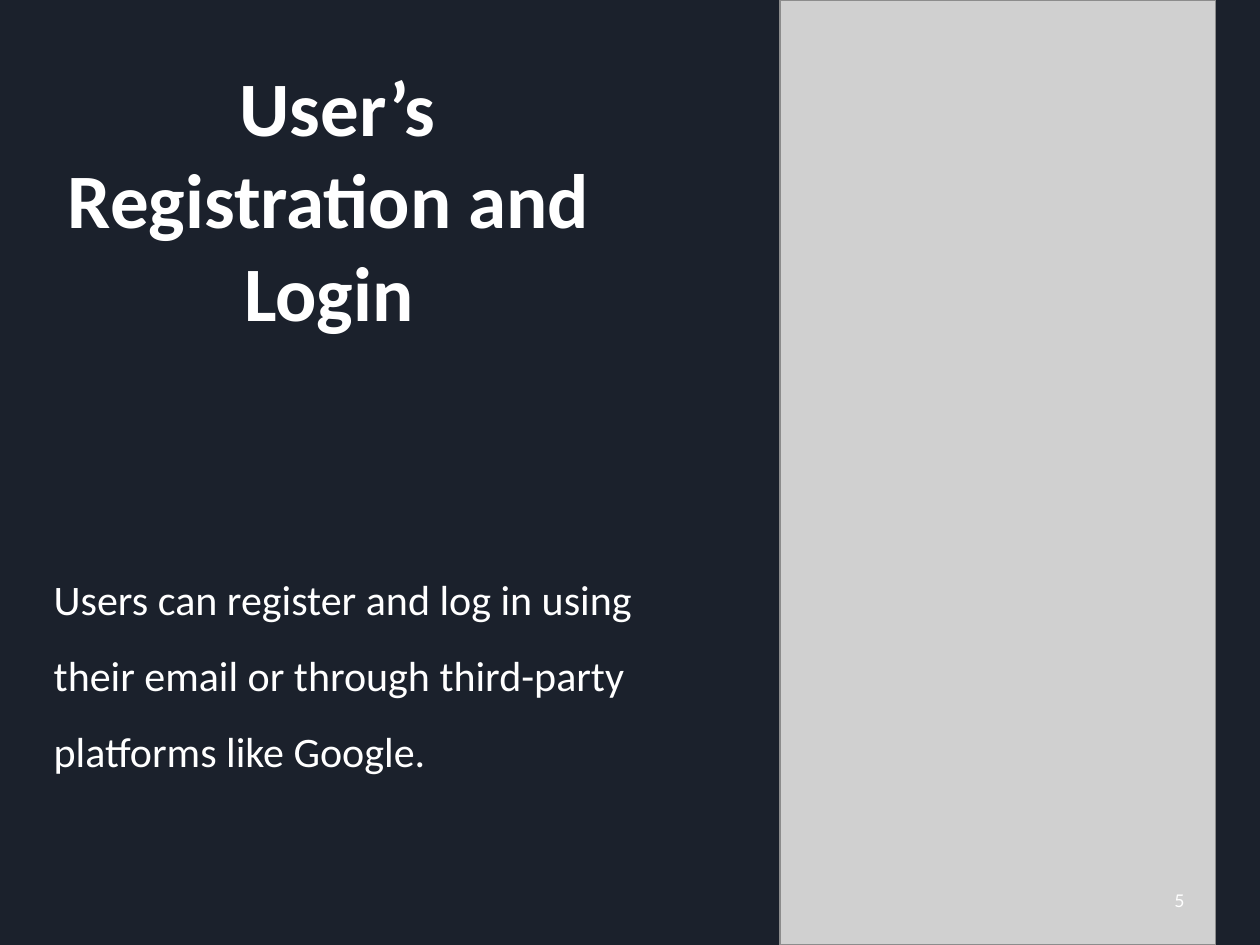
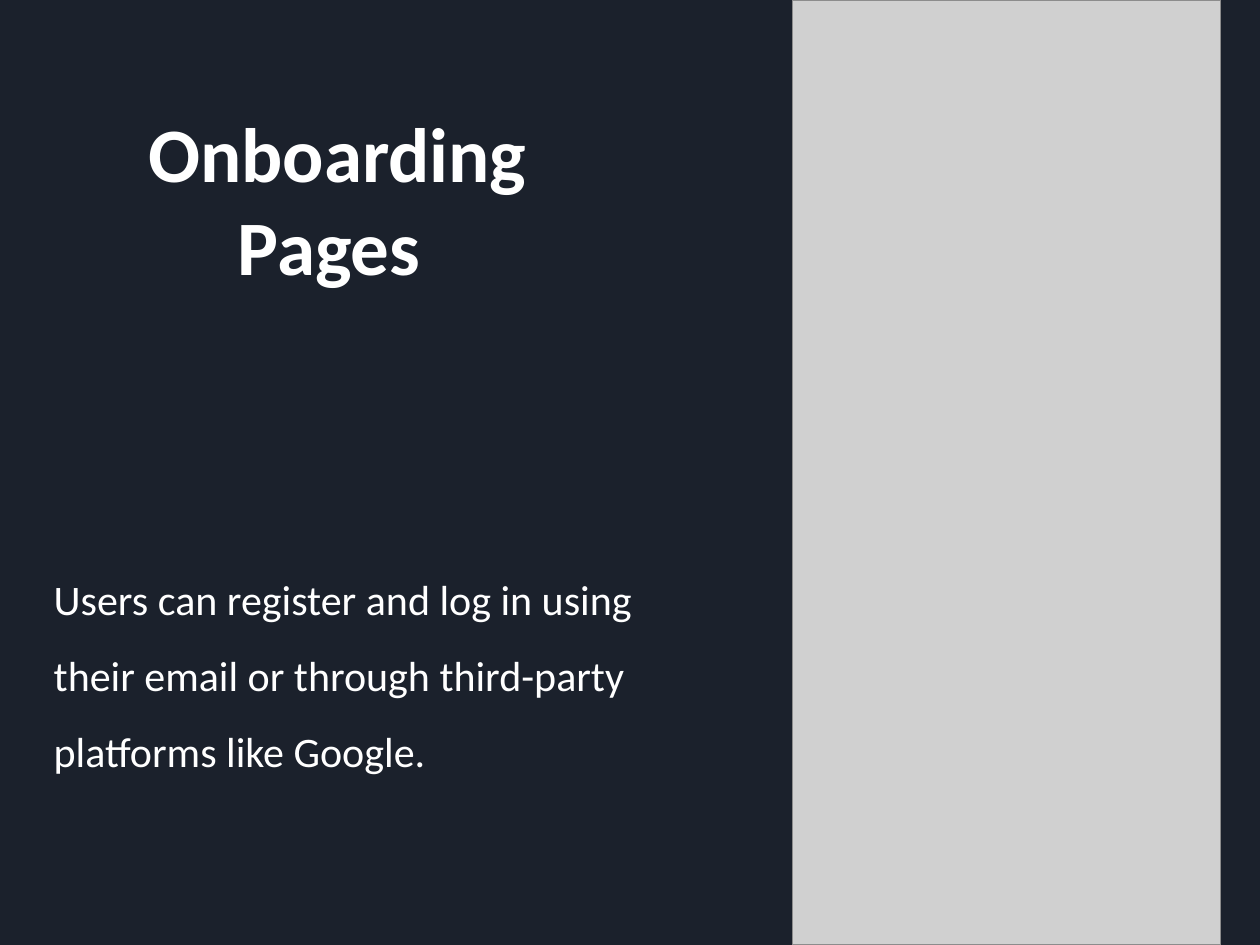
Before and after one commit to YuchenCao1/Jialong-Yuchen-Zihan-Team-BU-Event-Planer, a slide deck: slide 3 of Sprint_1_PRE.pptx (slide 5 before the commit). Drawn at 1260x945 pixels with LibreOffice and Linux fonts; fonts in the diff are those of the drawing; grey boxes stand for pictures. Boxes give left, top, right and bottom in pixels: in the first picture for what was removed or moved away, otherwise in the second. Text is boxed around its words. In the diff, an @@ line names an element or a change of style, - is before the commit and + after.

```diff
--- a/Sprint_1_PRE.pptx
+++ b/Sprint_1_PRE.pptx
@@ picture: place and size @@
-picture at (780, 0, 1216, 945)
+picture at (793, 0, 1221, 945)
@@ title at (148, 128, 526, 288): text changed @@
-User’s Registration and Login
+Onboarding Pages
@@ page number removed at (1174, 895, 1184, 907) @@
-5
```
Also in this commit, not shown: 2 other slides changed, 1 slide added, 2 slides removed, 2 other files.
